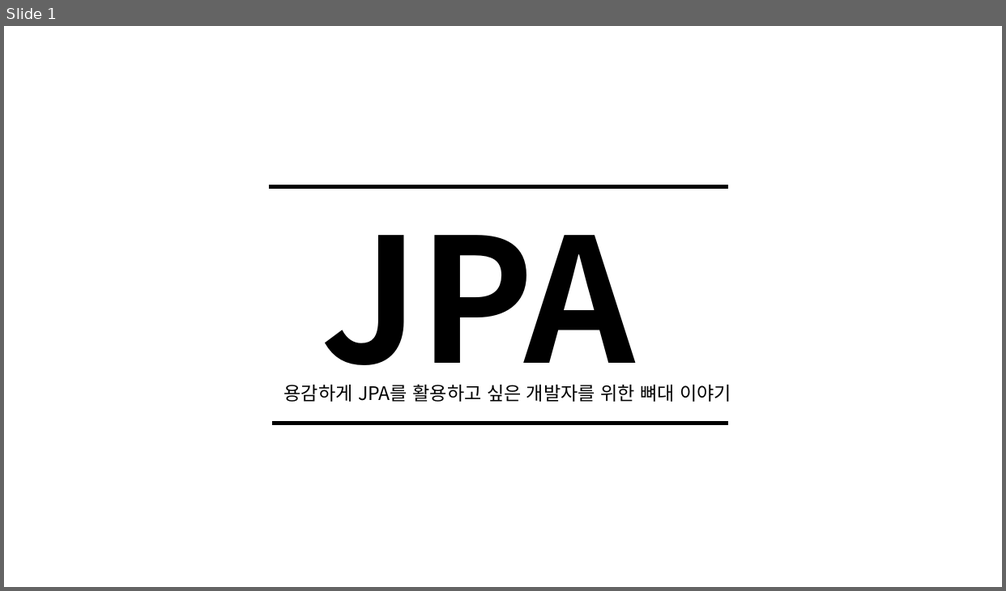
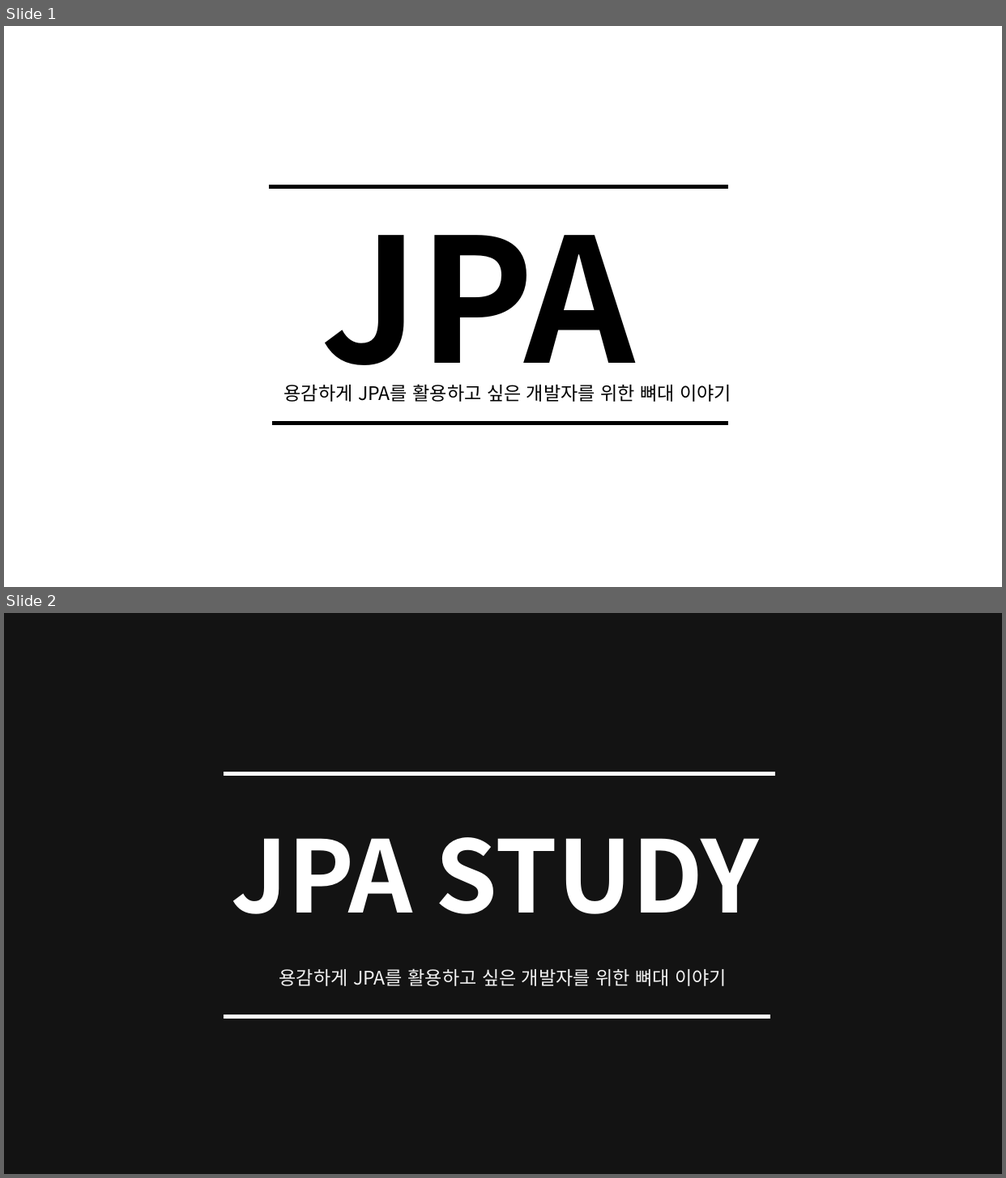
Before and after one commit to KoEonYack/Tistory-Coveant, a slide deck: Article/Lecture/JPA_기본편/img/img.pptx. Shown one above the other, each under a label of ours: slide 1 before the commit, slides 1 and 2 after it. The pictures are 1006x591 and 1006x1178 pixels, drawn with LibreOffice and Linux fonts; fonts in the diff are those of the drawing; background and template pictures are left out; a plain dark background stands for a picture behind light text. Boxes give left, top, right and bottom in pixels: in the first picture for what was removed or moved away, otherwise in the second. Text is boxed around its words. In the diff, an @@ line names an element or a change of style, - is before the commit and + after.

```diff
--- a/Article/Lecture/JPA_기본편/img/img.pptx
+++ b/Article/Lecture/JPA_기본편/img/img.pptx
@@ slide 2 added at [4, 613, 1002, 1174], background picture (left out) @@
@@ rectangle added at [4, 613, 1002, 1174], fill #000000 at 55% opacity @@
@@ line added from (224, 774) to (776, 774), #FFFFFF 4 pt @@
@@ text added at [231, 837, 760, 914], 96 pt, text #FFFFFF, bold @@
+JPA STUDY
@@ text added at [279, 969, 727, 986], 18 pt, text #F2F2F2 @@
+용감하게 JPA를 활용하고 싶은 개발자를 위한 뼈대 이야기
@@ line added from (224, 1016) to (770, 1016), #FFFFFF 4 pt @@
```
Also in this commit, not shown: 17 other files.
